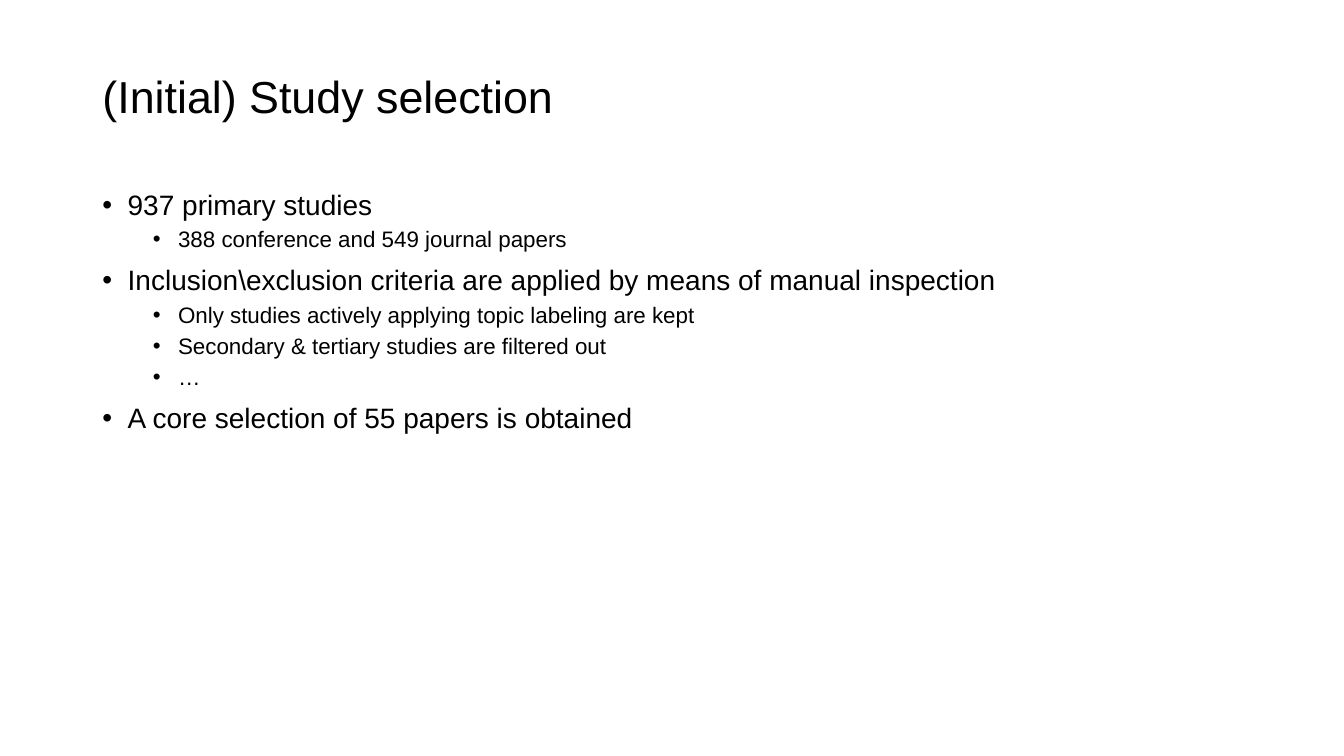
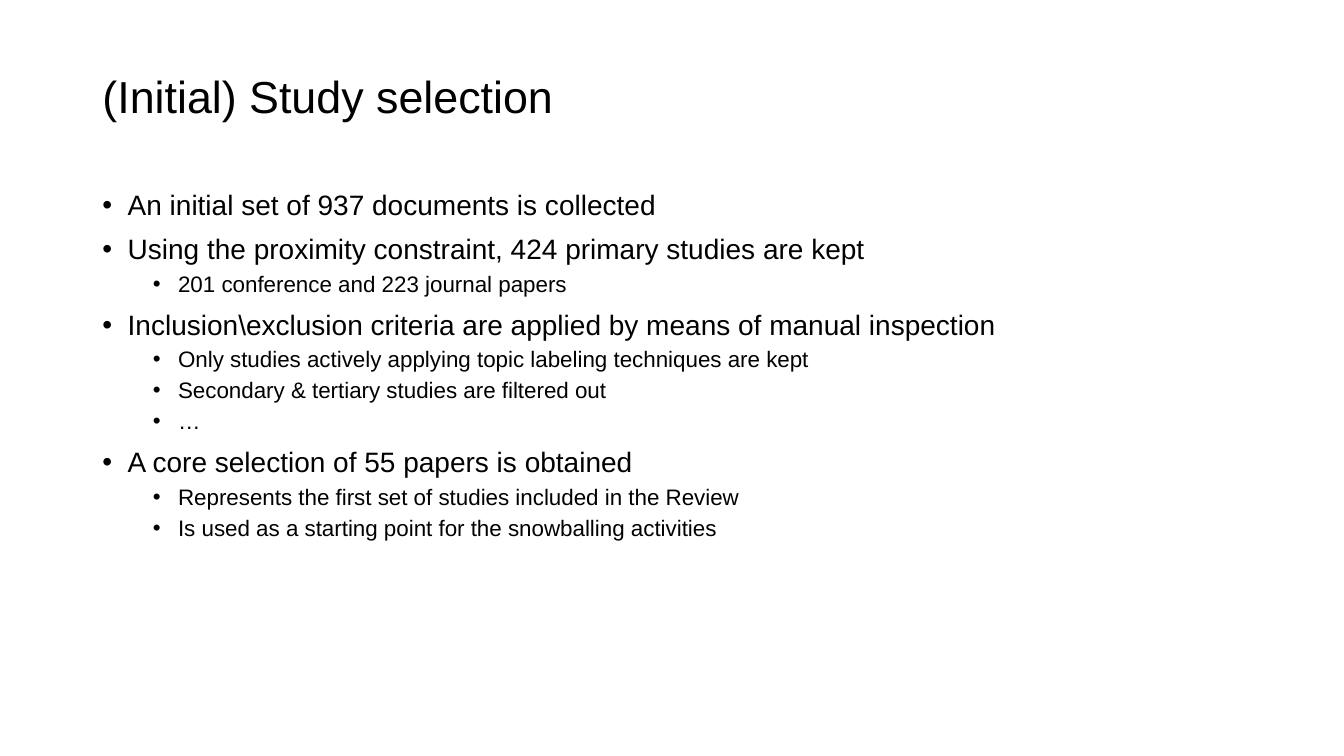
Before and after one commit to iberius96/Msc_Thesis, a slide deck: slide 8 of Backups/Presentation_Samuele_Ceol.pptx. Drawn at 1344x756 pixels with LibreOffice and Linux fonts; fonts in the diff are those of the drawing. Boxes give left, top, right and bottom in pixels: in the first picture for what was removed or moved away, otherwise in the second. Text is boxed around its words. In the diff, an @@ line names an element or a change of style, - is before the commit and + after.

```diff
--- a/Backups/Presentation_Samuele_Ceol.pptx
+++ b/Backups/Presentation_Samuele_Ceol.pptx
@@ text at bbox=[128, 194, 864, 297]: text changed; size 16 to 20 pt @@
-• 937 primary studies
-  • 388 conference and 549 journal papers
+• An initial set of 937 documents is collected
+• Using the proximity constraint, 424 primary studies are kept
+  • 201 conference and 223 journal papers
@@ text at bbox=[178, 350, 808, 372]: text changed @@
-  • Only studies actively applying topic labeling are kept
+  • Only studies actively applying topic labeling techniques are kept
@@ text at bbox=[178, 488, 739, 541]: paragraphs added @@
+  • Represents the first set of studies included in the Review
+  • Is used as a starting point for the snowballing activities
```
Also in this commit, not shown: 7 other slides changed, 8 slides added, 2 slides removed, 1 other file.
